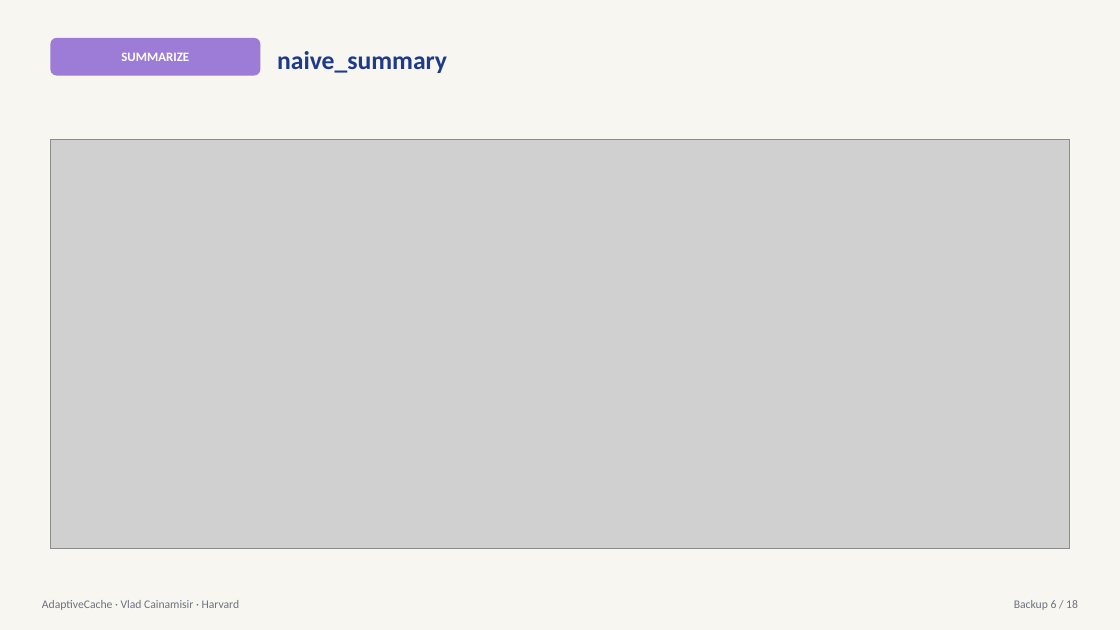
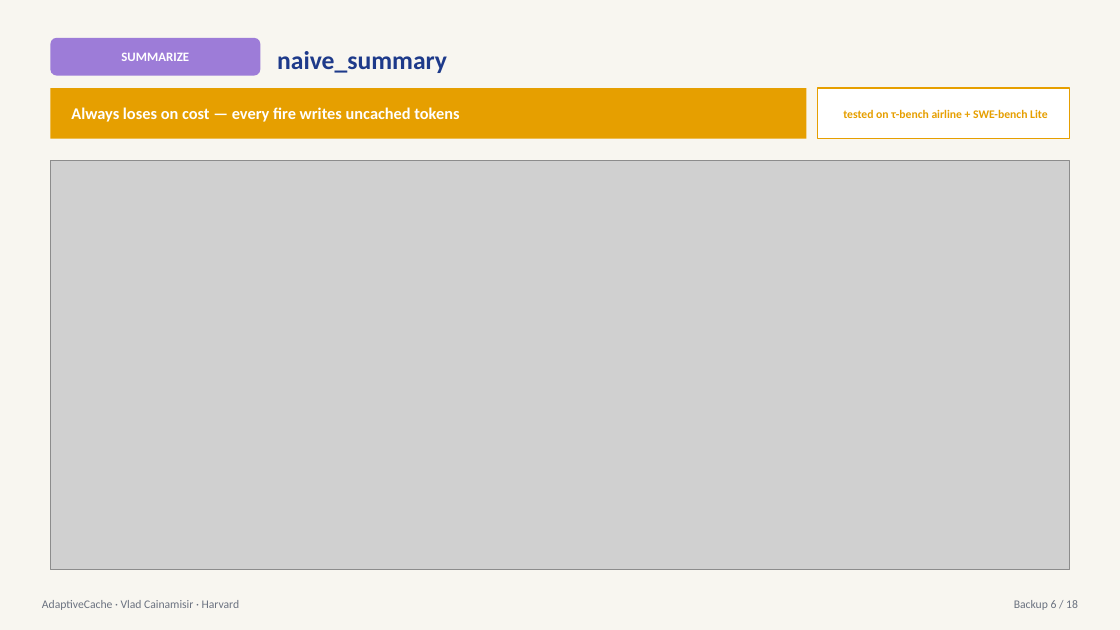
Before and after one commit to HarvardMadSys/cs2640_project_2026Spring, a slide deck: slide 6 of studies/lifetime_cost/reports/AdaptiveCache_appendix.pptx. Drawn at 1120x630 pixels with LibreOffice and Linux fonts; fonts in the diff are those of the drawing; grey boxes stand for pictures. Boxes give left, top, right and bottom in pixels: in the first picture for what was removed or moved away, otherwise in the second. Text is boxed around its words. In the diff, an @@ line names an element or a change of style, - is before the commit and + after.

```diff
--- a/studies/lifetime_cost/reports/AdaptiveCache_appendix.pptx
+++ b/studies/lifetime_cost/reports/AdaptiveCache_appendix.pptx
@@ rectangle added at <box>50,88,807,139</box>, fill #E69F00 @@
@@ rectangle added at <box>818,88,1070,139</box>, fill #FFFFFF, outline #E69F00 1.25 pt @@
@@ text added at <box>71,107,459,122</box>, 14 pt, text #FFFFFF, bold @@
+Always loses on cost — every fire writes uncached tokens
@@ text added at <box>843,109,1048,118</box>, 10 pt, text #E69F00, bold @@
+tested on τ-bench airline + SWE-bench Lite
@@ picture: place and size @@
-picture at <box>50,140,1070,549</box>
+picture at <box>50,161,1070,571</box>
```
Also in this commit, not shown: 11 other slides changed, 2 other files.
